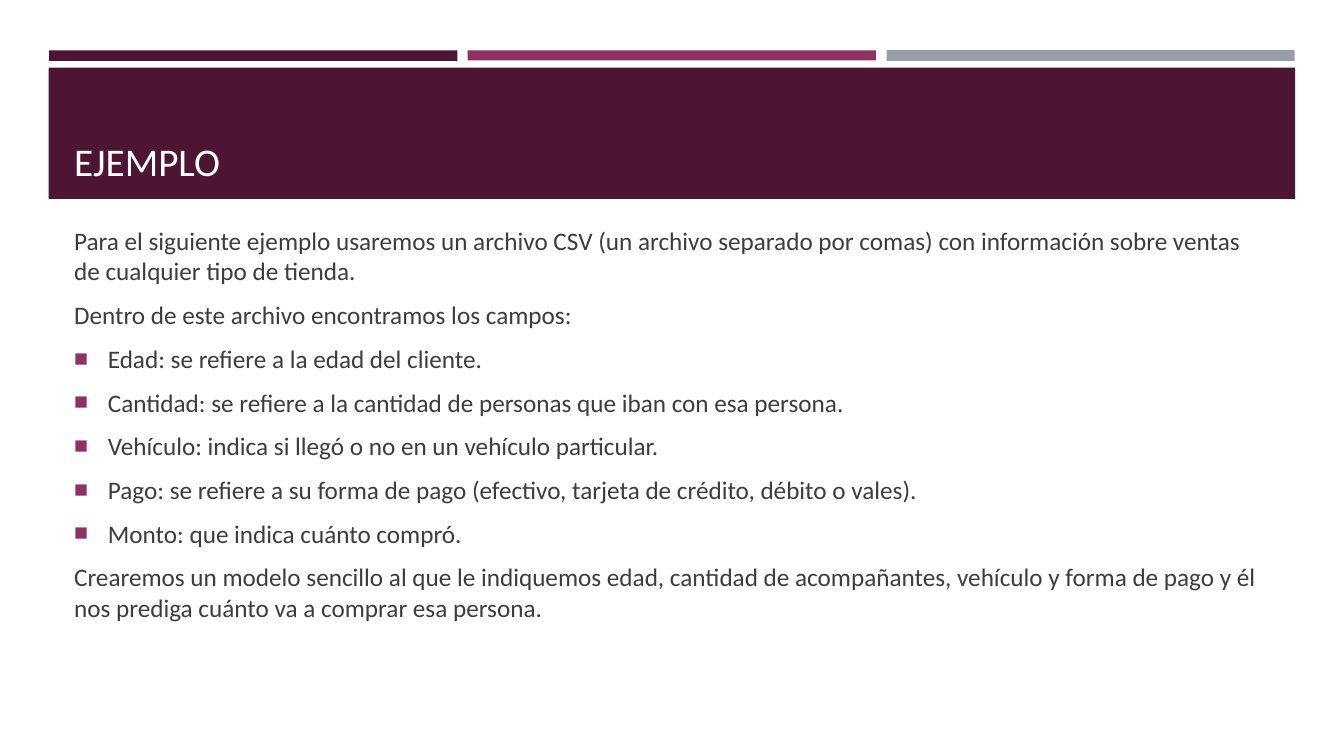
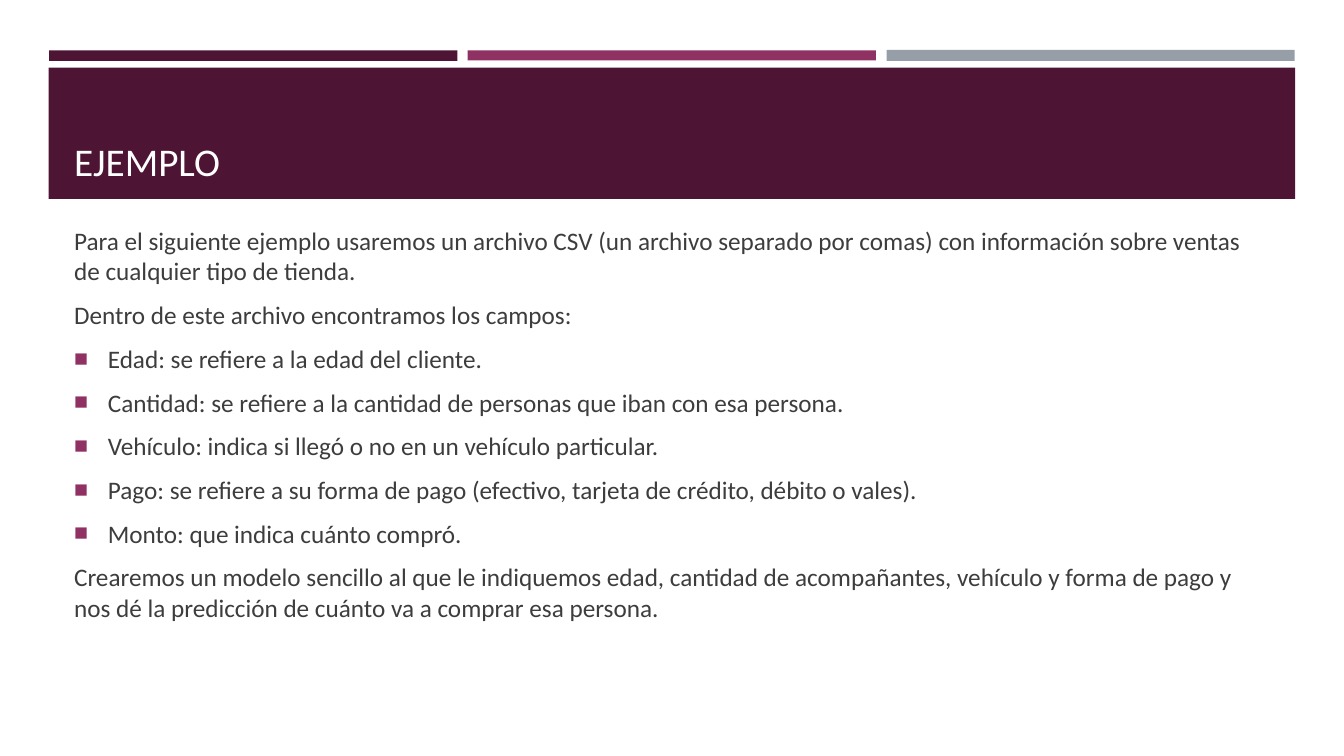
Before and after one commit to dfvegas11/Teleinformatica1, a slide deck: slide 7 of Scikit-Learn/Scikit-Learn.pptx. Drawn at 1344x756 pixels with LibreOffice and Linux fonts; fonts in the diff are those of the drawing. Boxes give left, top, right and bottom in pixels: in the first picture for what was removed or moved away, otherwise in the second. Text is boxed around its words. In the diff, an @@ line names an element or a change of style, - is before the commit and + after.

```diff
--- a/Scikit-Learn/Scikit-Learn.pptx
+++ b/Scikit-Learn/Scikit-Learn.pptx
@@ text at (74, 568, 1231, 621): text changed @@
-Crearemos un modelo sencillo al que le indiquemos edad, cantidad de acompañantes, vehículo y forma de pago y él nos prediga cuánto va a comprar esa persona.
+Crearemos un modelo sencillo al que le indiquemos edad, cantidad de acompañantes, vehículo y forma de pago y nos dé la predicción de cuánto va a comprar esa persona.
```
Also in this commit, not shown: 1 other file.
